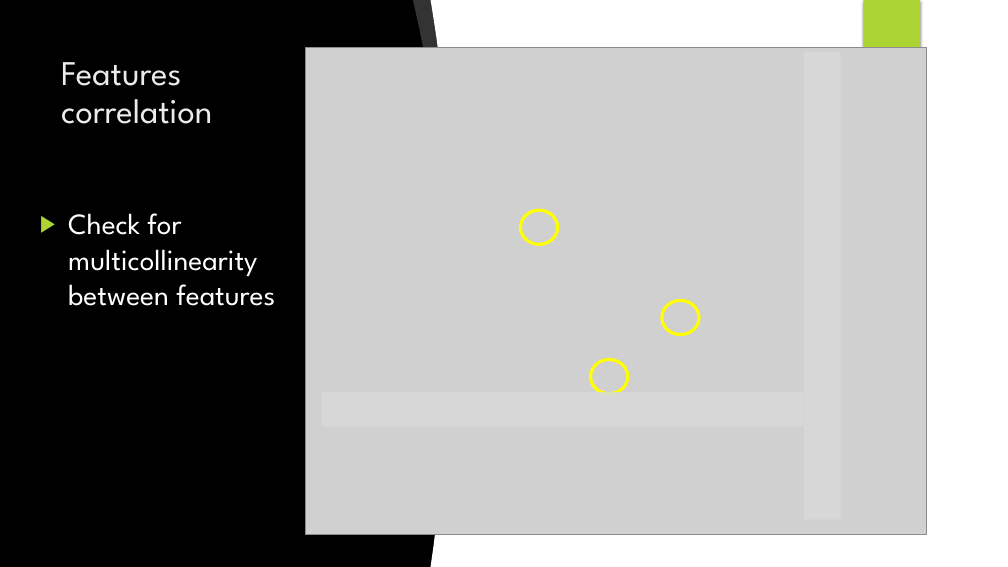
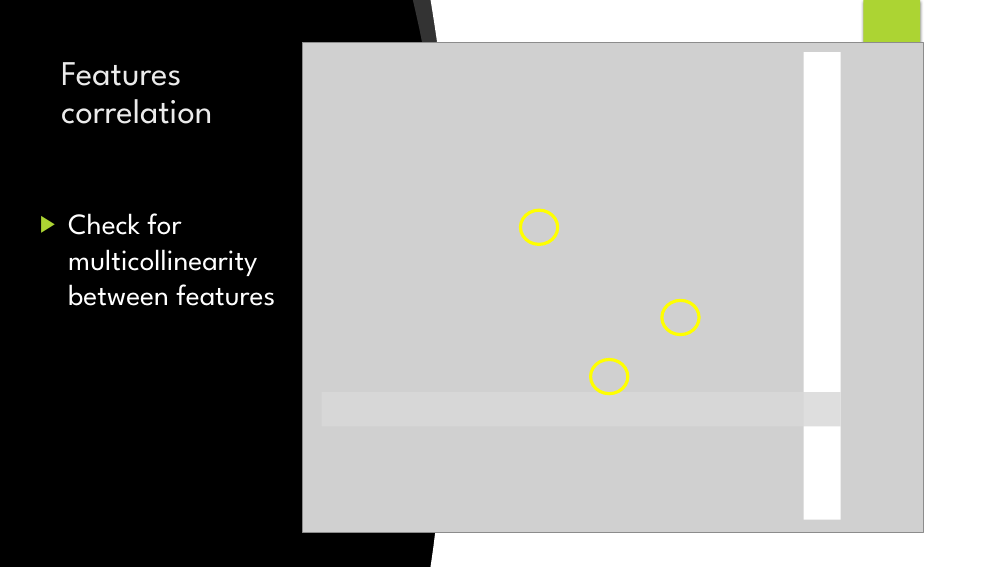
Before and after one commit to JNYH/Project-Luther, a slide deck: slide 4 of RegressionAnalysis.pptx. Drawn at 1008x567 pixels with LibreOffice and Linux fonts; fonts in the diff are those of the drawing; grey boxes stand for pictures; background and template pictures are left out. Boxes give left, top, right and bottom in pixels: in the first picture for what was removed or moved away, otherwise in the second. Text is boxed around its words. In the diff, an @@ line names an element or a change of style, - is before the commit and + after.

```diff
--- a/RegressionAnalysis.pptx
+++ b/RegressionAnalysis.pptx
@@ picture: place and size @@
-picture at (306,47,926,535)
+picture at (302,42,923,533)
@@ rectangle at (804,52,841,520): fill #D9D9D9 at 86% opacity to #FFFFFF @@
@@ rectangle: place and size @@
-rectangle at (321,392,803,426)
+rectangle at (321,392,841,426)
```
Also in this commit, not shown: 5 other slides changed, 2 slides added.
